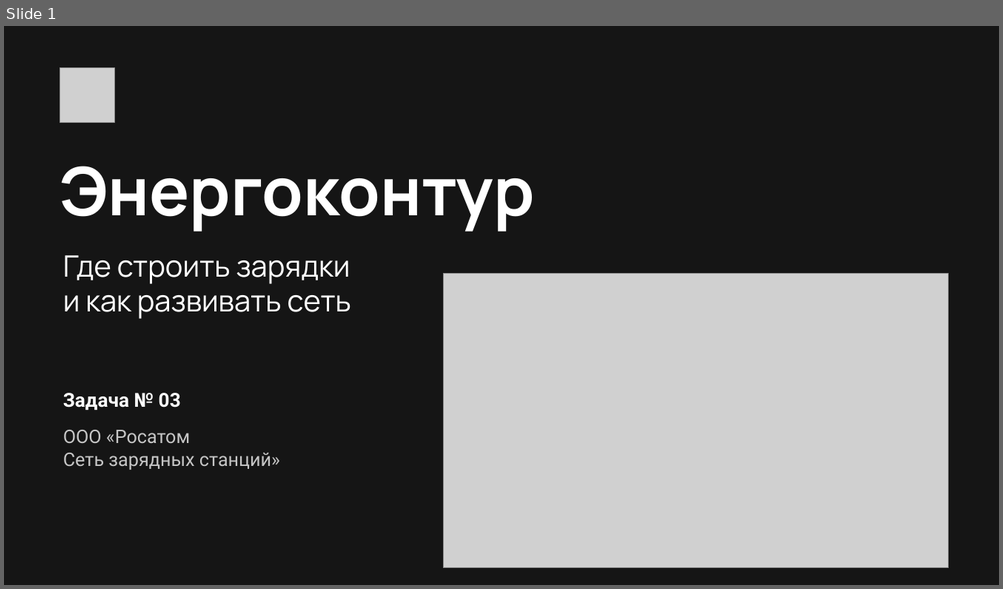
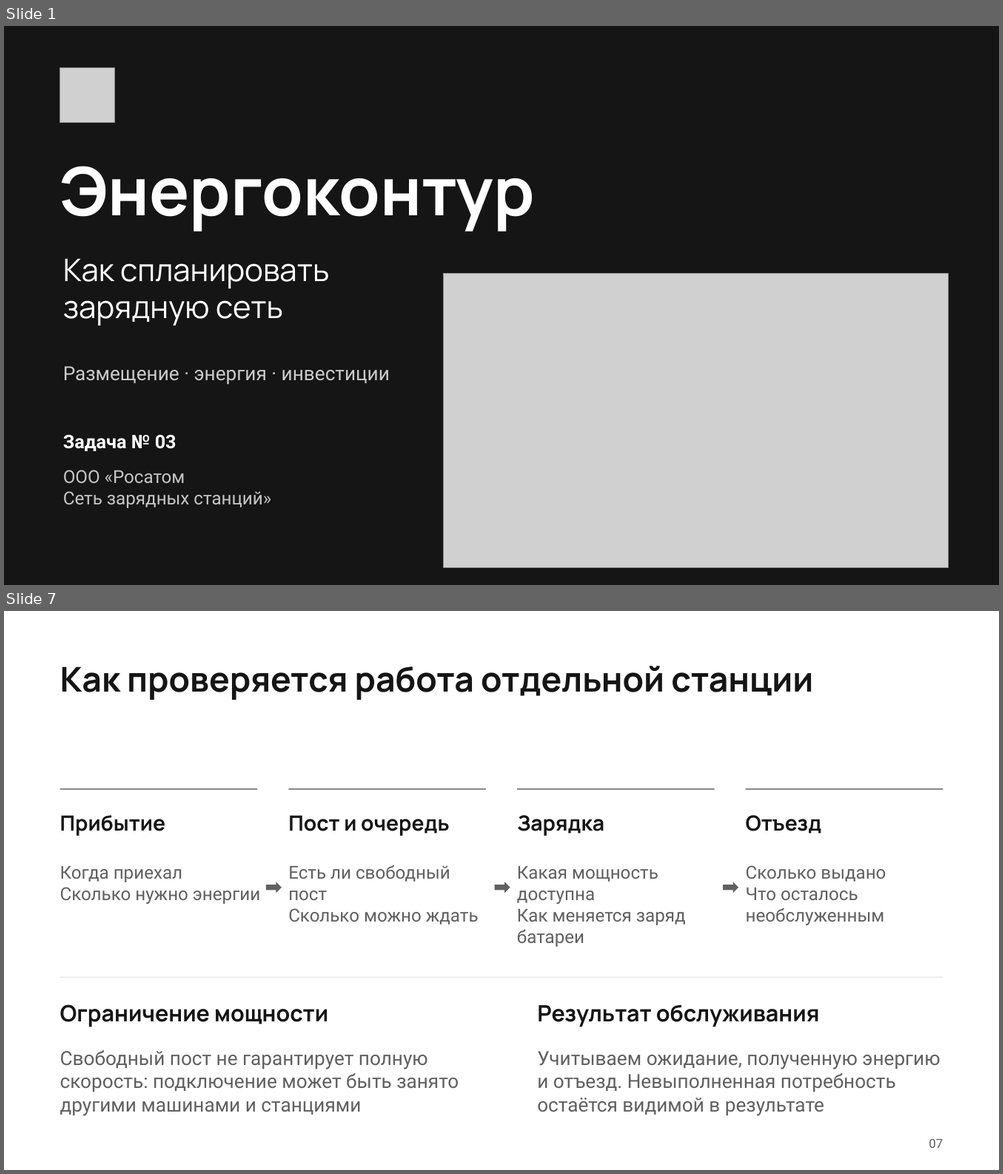
Before and after one commit to Elmar006/energy_web, a slide deck: docs/commission/submission/Энергоконтур_решение_задачи.pptx. Shown one above the other, each under a label of ours: slide 1 before the commit, slides 1 and 7 after it; the slides between them are not shown. The pictures are 1003x589 and 1003x1174 pixels, drawn with LibreOffice and Linux fonts; fonts in the diff are those of the drawing; grey boxes stand for pictures. Boxes give left, top, right and bottom in pixels: in the first picture for what was removed or moved away, otherwise in the second. Text is boxed around its words. In the diff, an @@ line names an element or a change of style, - is before the commit and + after.

```diff
--- a/docs/commission/submission/Энергоконтур_решение_задачи.pptx
+++ b/docs/commission/submission/Энергоконтур_решение_задачи.pptx
@@ slide 7 added at (4, 611, 999, 1170), background #FFFFFF @@
@@ text added at (60, 666, 813, 700), 33 pt, text #151515, bold @@
+Как проверяется работа отдельной станции
@@ rectangle added at (60, 789, 258, 790), fill #151515 @@
@@ rectangle added at (288, 789, 486, 790), fill #151515 @@
@@ rectangle added at (518, 789, 715, 790), fill #151515 @@
@@ rectangle added at (745, 789, 943, 790), fill #151515 @@
@@ text added at (60, 815, 165, 836), 20.2 pt, text #151515, bold @@
+Прибытие
@@ text added at (288, 815, 449, 836), 20.2 pt, text #151515, bold @@
+Пост и очередь
@@ text added at (517, 815, 604, 836), 20.2 pt, text #151515, bold @@
+Зарядка
@@ text added at (745, 815, 821, 834), 20.2 pt, text #151515, bold @@
+Отъезд
@@ text added at (60, 866, 260, 904), 17.2 pt, text #606060 @@
+Когда приехал
+Сколько нужно энергии
@@ text added at (288, 865, 478, 925), 17.2 pt, text #606060 @@
+Есть ли свободный пост
+Сколько можно ждать
@@ text added at (517, 866, 686, 947), 17.2 pt, text #606060 @@
+Какая мощность доступна
+Как меняется заряд батареи
@@ text added at (745, 866, 885, 925), 17.2 pt, text #606060 @@
+Сколько выдано
+Что осталось необслуженным
@@ right arrow added at (266, 883, 282, 894), fill #606060 @@
@@ right arrow added at (494, 883, 510, 894), fill #606060 @@
@@ right arrow added at (723, 883, 739, 894), fill #606060 @@
@@ rectangle added at (60, 977, 942, 978), fill #DEDEDE @@
@@ text added at (60, 1005, 328, 1028), 21.8 pt, text #151515, bold @@
+Ограничение мощности
@@ text added at (537, 1005, 819, 1028), 21.8 pt, text #151515, bold @@
+Результат обслуживания
@@ text added at (60, 1051, 458, 1116), 18.8 pt, text #606060 @@
+Свободный пост не гарантирует полную
+скорость: подключение может быть занято
+другими машинами и станциями
@@ text added at (537, 1051, 939, 1116), 18.8 pt, text #606060 @@
+Учитываем ожидание, полученную энергию
+и отъезд. Невыполненная потребность
+остаётся видимой в результате
@@ text added at (928, 1139, 942, 1148), 12 pt, text #606060 @@
+07
@@ slide 1 changed as well @@
@@ text at (63, 258, 329, 326): text changed; size 28.5 to 30 pt @@
-Где строить зарядки
-и как развивать сеть
+Как спланировать
+зарядную сеть
@@ text added at (63, 366, 390, 385), 18.8 pt, text #CBCBCB @@
+Размещение · энергия · инвестиции
@@ text "Задача № 03": place and size @@
-text "Задача № 03" at (63, 393, 181, 410)
+text "Задача № 03" at (63, 435, 176, 452)
@@ text "Задача № 03" at (63, 435, 176, 452): size 18.8 to 18 pt @@
@@ text "ООО «Росатом": place and size @@
-text "ООО «Росатом" at (63, 430, 280, 470)
+text "ООО «Росатом" at (63, 470, 271, 508)
@@ text "ООО «Росатом" at (63, 470, 271, 508): size 18 to 17.2 pt @@
```
Also in this commit, not shown: 10 other slides added, 11 slides removed, 10 other files.
